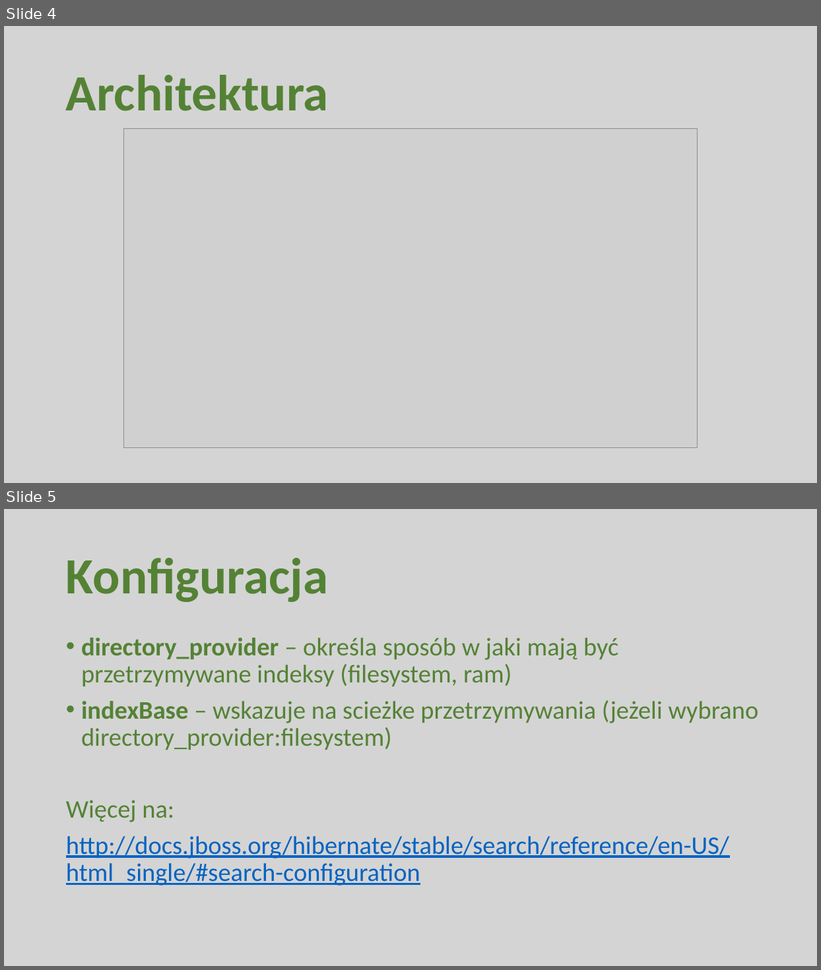
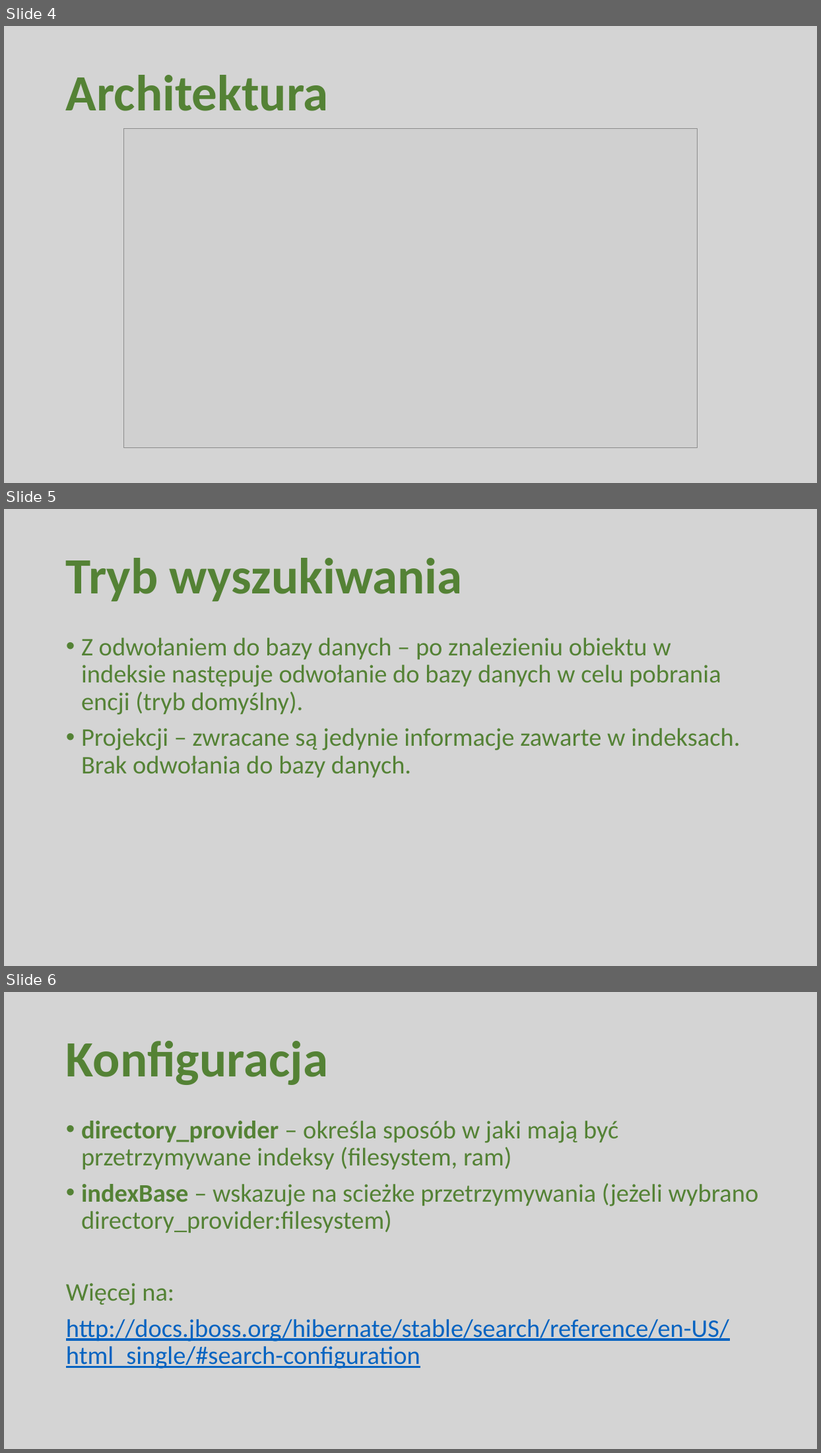
Before and after one commit to tim91/technologies-example, a slide deck: spring-hibernate-lucene/Prezentacja.pptx. Shown one above the other, each under a label of ours: slides 4 and 5 before the commit, slides 4, 5 and 6 after it. The pictures are 821x970 and 821x1453 pixels, drawn with LibreOffice and Linux fonts; fonts in the diff are those of the drawing; grey boxes stand for pictures. Boxes give left, top, right and bottom in pixels: in the first picture for what was removed or moved away, otherwise in the second. Text is boxed around its words. In the diff, an @@ line names an element or a change of style, - is before the commit and + after.

```diff
--- a/spring-hibernate-lucene/Prezentacja.pptx
+++ b/spring-hibernate-lucene/Prezentacja.pptx
@@ slide 5 added at (4, 509, 817, 966), background #595959 at 26% opacity @@
@@ title added at (66, 558, 463, 601), 60 pt, text #548235, bold @@
+Tryb wyszukiwania
@@ text added at (81, 638, 740, 778), 30 pt, text #548235 @@
+• Z odwołaniem do bazy danych – po znalezieniu obiektu w indeksie następuje odwołanie do bazy danych w celu pobrania encji (tryb domyślny).
+• Projekcji – zwracane są jedynie informacje zawarte w indeksach. Brak odwołania do bazy danych.
@@ what was slide 5 is now slide 6 @@
```
Also in this commit, not shown: 3 slides changed, 9 other files.
